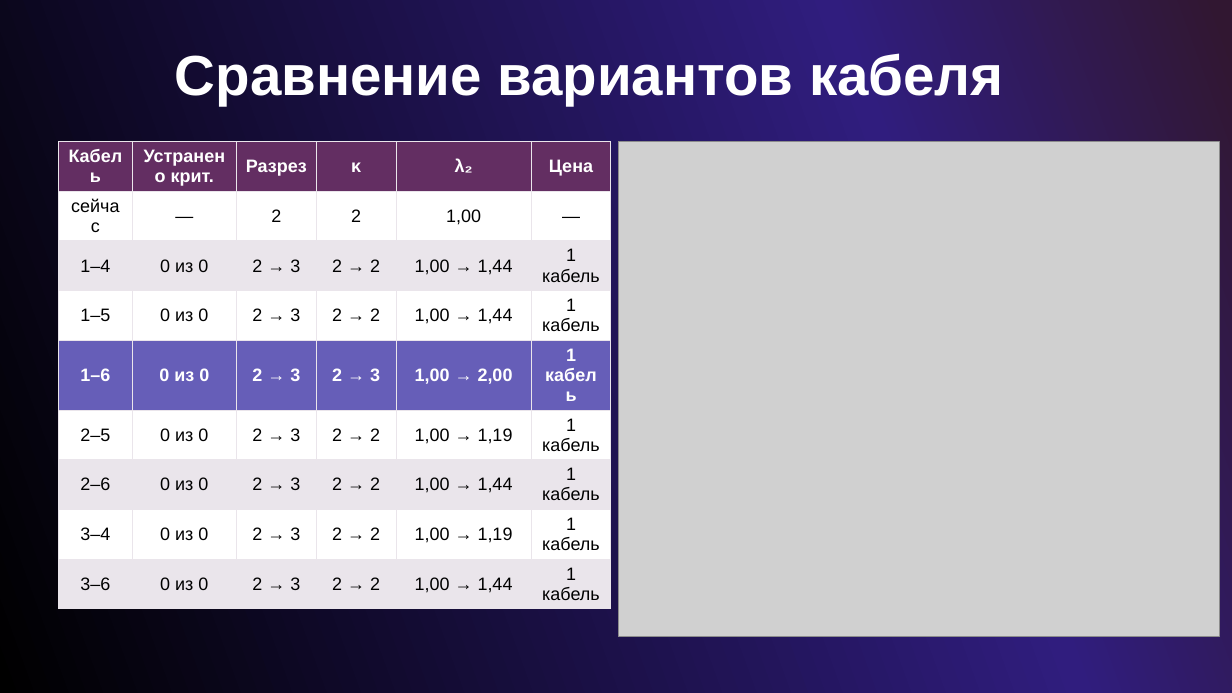
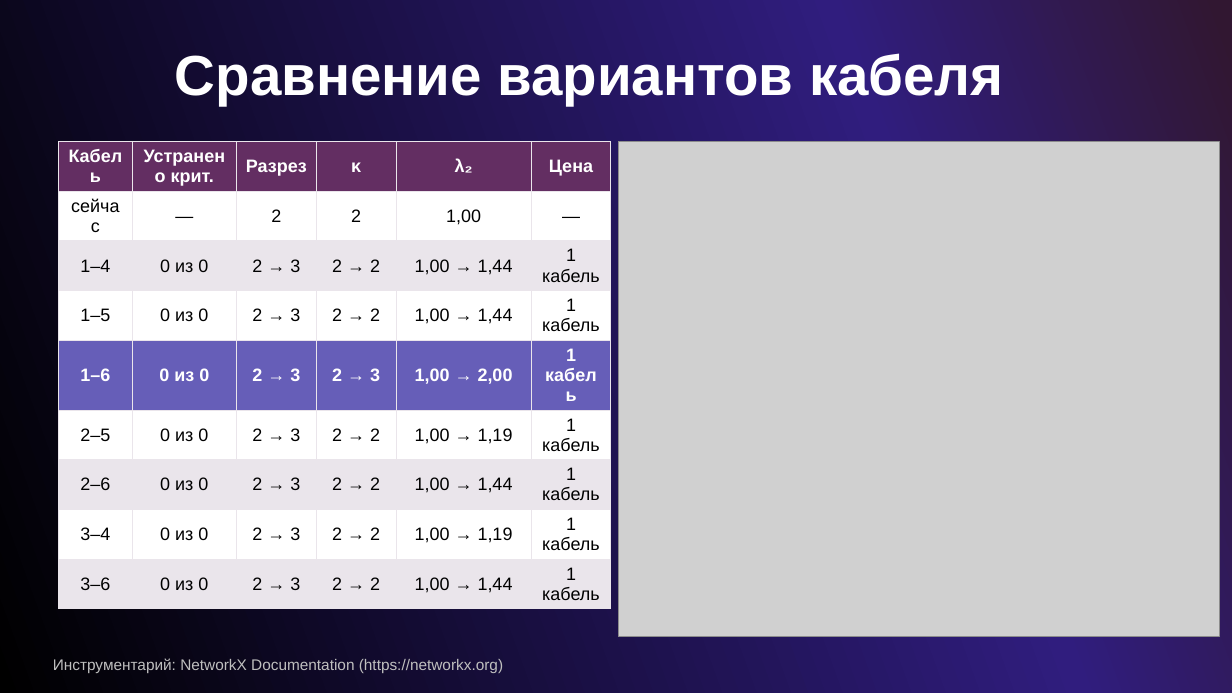
Before and after one commit to ZloyNinja/fault-tolerant-network-graph, a slide deck: slide 8 of Presentation.pptx. Drawn at 1232x693 pixels with LibreOffice and Linux fonts; fonts in the diff are those of the drawing; grey boxes stand for pictures; background and template pictures are left out. Boxes give left, top, right and bottom in pixels: in the first picture for what was removed or moved away, otherwise in the second. Text is boxed around its words. In the diff, an @@ line names an element or a change of style, - is before the commit and + after.

```diff
--- a/Presentation.pptx
+++ b/Presentation.pptx
@@ text added at (53, 658, 503, 673), 12 pt, text #BFBFBF @@
+Инструментарий: NetworkX Documentation (https://networkx.org)
```
Also in this commit, not shown: 2 other slides changed.
